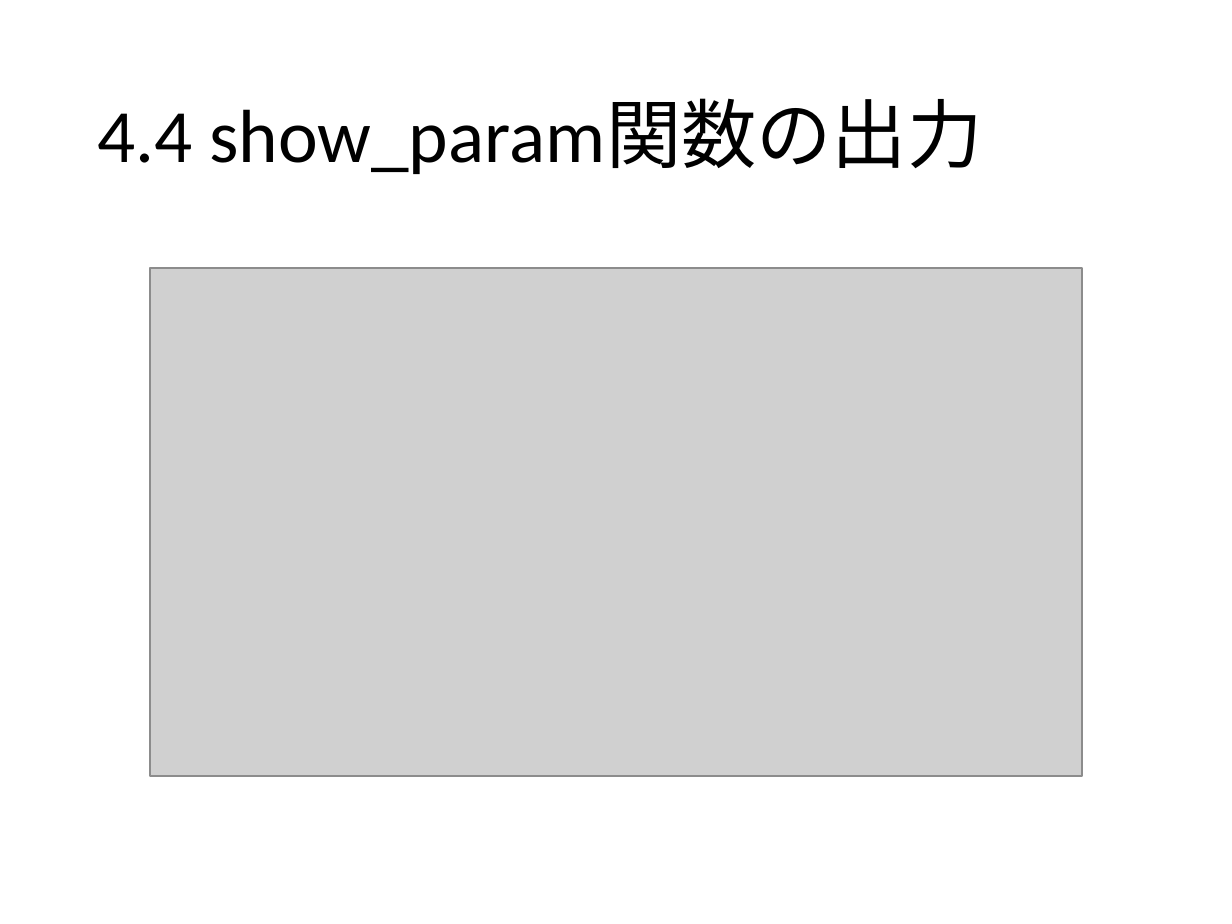
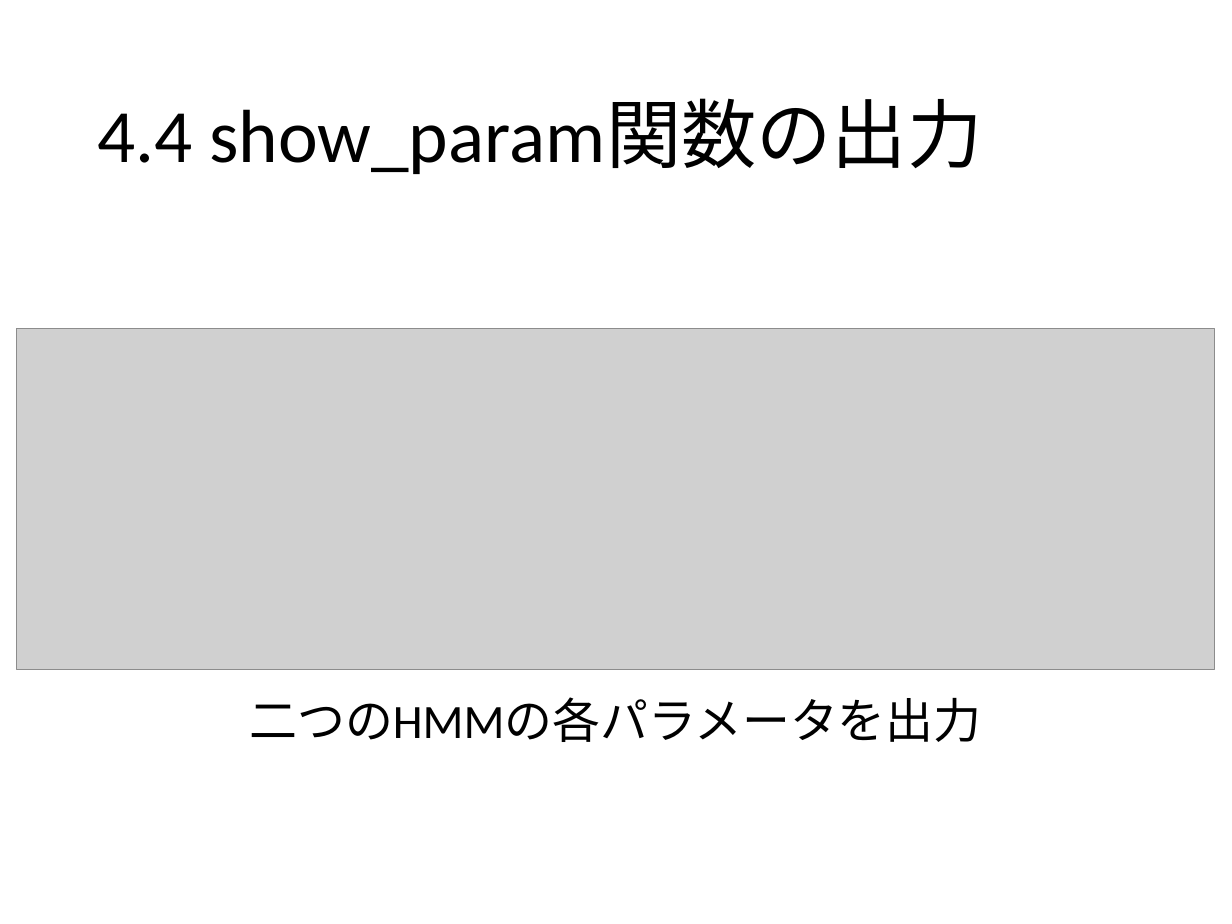
Before and after one commit to 2017B4/rinko, a slide deck: slide 23 of 輪講実習.pptx (slide 22 before the commit). Drawn at 1232x924 pixels with LibreOffice and Linux fonts; fonts in the diff are those of the drawing; grey boxes stand for pictures. Boxes give left, top, right and bottom in pixels: in the first picture for what was removed or moved away, otherwise in the second. Text is boxed around its words. In the diff, an @@ line names an element or a change of style, - is before the commit and + after.

```diff
--- a/輪講実習.pptx
+++ b/輪講実習.pptx
@@ picture: place and size @@
-picture at [150,269,1082,776]
+picture at [17,329,1215,670]
@@ text added at [249,697,981,742], 28 pt, text #000000 @@
+二つのHMMの各パラメータを出力
```
Also in this commit, not shown: 19 other slides changed, 7 slides added, 1 slide removed.
